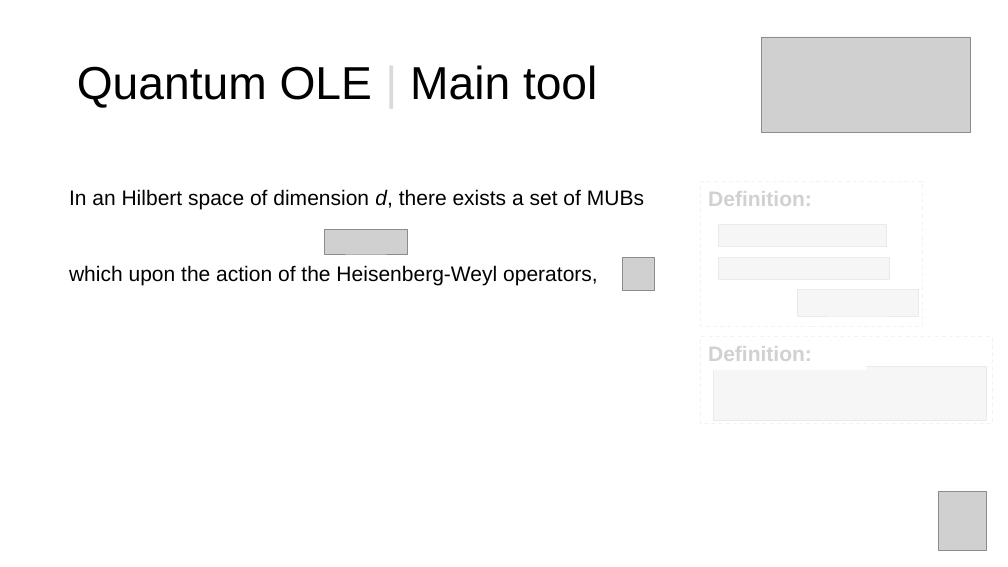
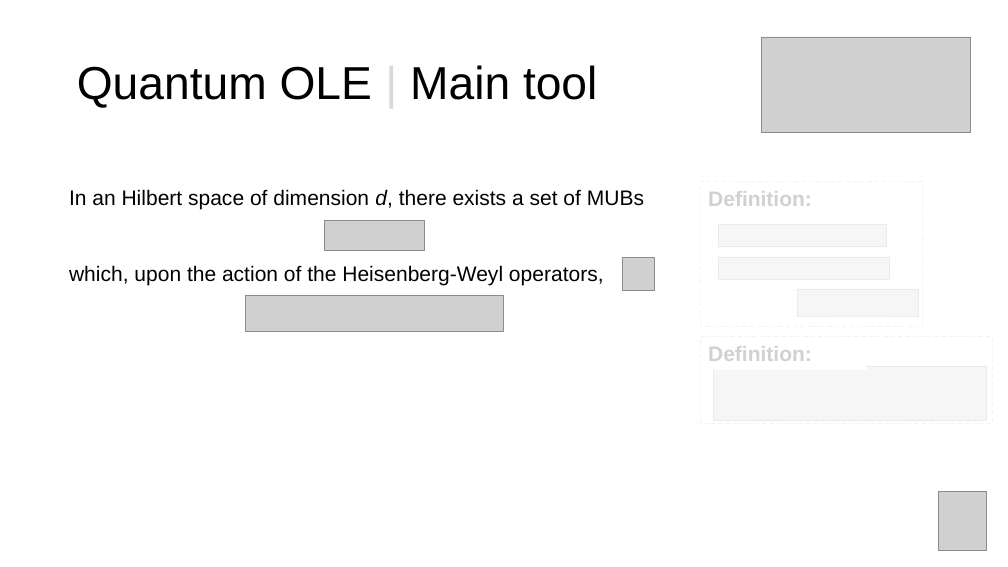
Before and after one commit to manel1874/PhD-thesis, a slide deck: slide 54 of thesis_defense/Thesis_presentation.pptx. Drawn at 1008x567 pixels with LibreOffice and Linux fonts; fonts in the diff are those of the drawing; grey boxes stand for pictures. Boxes give left, top, right and bottom in pixels: in the first picture for what was removed or moved away, otherwise in the second. Text is boxed around its words. In the diff, an @@ line names an element or a change of style, - is before the commit and + after.

```diff
--- a/thesis_defense/Thesis_presentation.pptx
+++ b/thesis_defense/Thesis_presentation.pptx
@@ picture: place and size @@
-picture at [324,229,408,254]
+picture at [324,221,425,251]
@@ text at [69,265,604,285]: text changed @@
-which upon the action of the Heisenberg-Weyl operators,
+which, upon the action of the Heisenberg-Weyl operators,
@@ picture added at [246,295,503,331] @@
```
Also in this commit, not shown: 5 other slides changed, 18 slides added.
